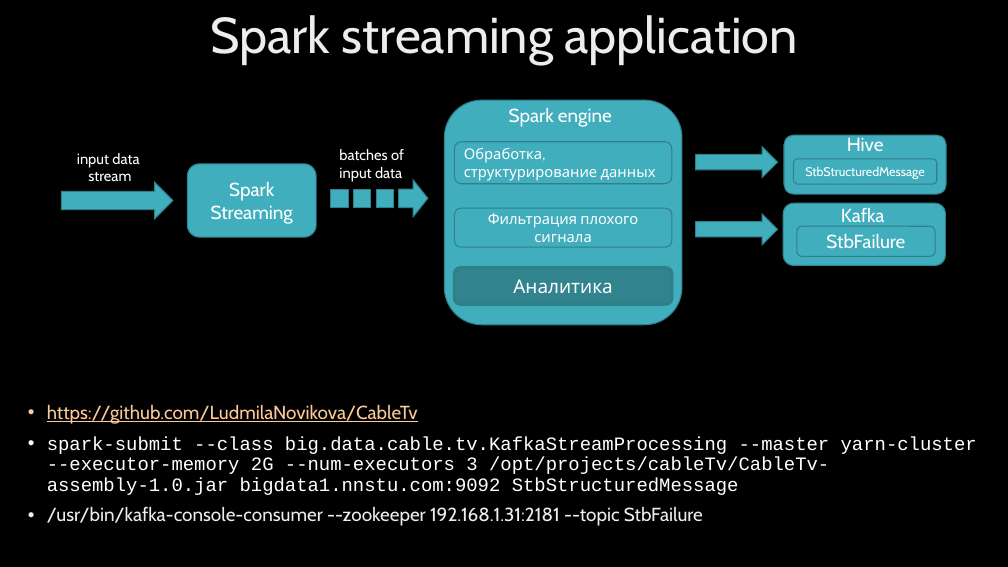
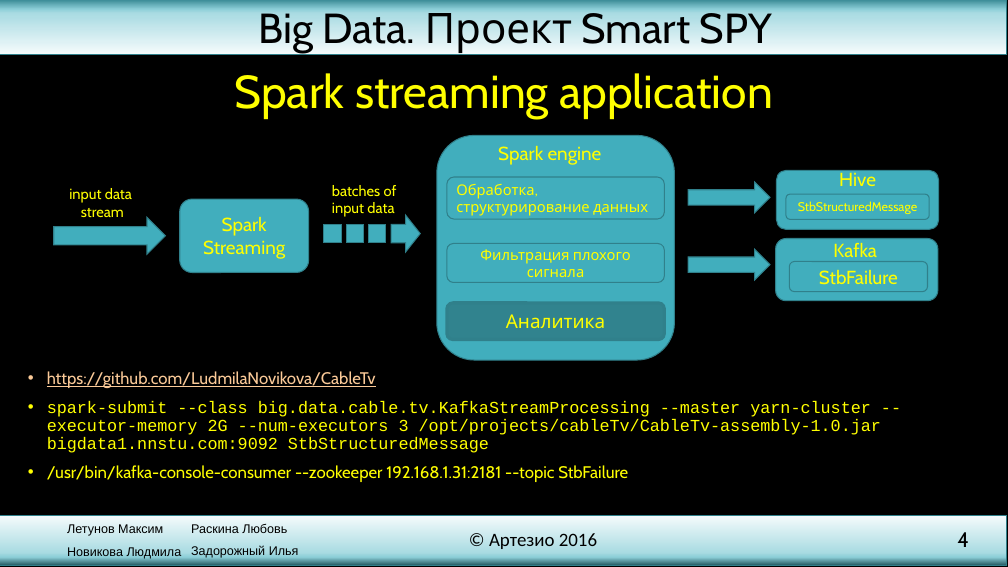
Before and after one commit to SmallDev/TestSmart, a slide deck: slide 4 of presentation.pptx (slide 3 before the commit). Drawn at 1008x567 pixels with LibreOffice and Linux fonts; fonts in the diff are those of the drawing; background and template pictures are left out. Boxes give left, top, right and bottom in pixels: in the first picture for what was removed or moved away, otherwise in the second. Text is boxed around its words. In the diff, an @@ line names an element or a change of style, - is before the commit and + after.

Commit message:
add layout and requirements slide

```diff
--- a/presentation.pptx
+++ b/presentation.pptx
@@ rectangle added at bbox=[0, 0, 1006, 54], fill gradient #31828E to #8DCFD8 to #A9DBE2 to #F5FBFC, outline #30818C 1 pt @@
@@ text added at bbox=[258, 4, 772, 55], 40 pt, text #000000 @@
+Big Data. Проект Smart SPY
@@ title "Spark streaming application": place and size @@
-title "Spark streaming application" at bbox=[210, 15, 798, 64]
+title "Spark streaming application" at bbox=[235, 73, 773, 119]
@@ title "Spark streaming application" at bbox=[235, 73, 773, 119]: size 48 to 44 pt, text colour gradient #BFBFBF to #EDEDED to #FFFFFF to #FFFF00 @@
@@ text colour #FFFFFF to #FFFF00 in 11 elements at bbox=[180, 199, 309, 272], bbox=[447, 177, 665, 219], bbox=[789, 262, 928, 292], bbox=[786, 194, 930, 219], bbox=[69, 188, 132, 217], bbox=[332, 185, 397, 217], bbox=[447, 303, 665, 340], bbox=[839, 170, 876, 186], bbox=[447, 243, 665, 283], bbox=[833, 243, 877, 262], bbox=[498, 146, 602, 165] @@
@@ text "Spark engine": place and size @@
-text "Spark engine" at bbox=[509, 108, 612, 127]
+text "Spark engine" at bbox=[498, 146, 602, 165]
@@ 5 rounded rectangles, 1 text, 1 right arrow, 1 rectangle: place and size @@
-5 rounded rectangles, 1 text, 1 right arrow, 1 rectangle at bbox=[61, 135, 947, 305]
+5 rounded rectangles, 1 text, 1 right arrow, 1 rectangle at bbox=[54, 170, 939, 340]
@@ 4 rounded rectangles, 3 right arrows, 2 texts, 2 rectangles: place and size @@
-4 rounded rectangles, 3 right arrows, 2 texts, 2 rectangles at bbox=[77, 100, 938, 324]
+4 rounded rectangles, 3 right arrows, 2 texts, 2 rectangles at bbox=[69, 135, 930, 360]
@@ text "Kafka": place and size @@
-text "Kafka" at bbox=[841, 208, 885, 222]
+text "Kafka" at bbox=[833, 243, 877, 262]
@@ text "https://github.com/LudmilaNovikova/CableTv": place and size @@
-text "https://github.com/LudmilaNovikova/CableTv" at bbox=[47, 404, 977, 526]
+text "https://github.com/LudmilaNovikova/CableTv" at bbox=[47, 371, 881, 482]
@@ text "https://github.com/LudmilaNovikova/CableTv" at bbox=[47, 371, 881, 482]: size 18 to 16 pt; text colour #FFFFFF to #FFFF00 in "spark-submit --class big.data.cable.tv.KafkaStreamProcessing ..."; text colour gradient #BFBFBF to #EDEDED to #FFFFFF to #FFFF00 in "/usr/bin/kafka-console-consumer --zookeeper 192.168.1.31:218 ..." @@
@@ rectangle added at bbox=[0, 515, 1006, 566], fill gradient #F5FBFC to #A9DBE2 to #8DCFD8 to #20575E, outline #30818C 1 pt @@
@@ text added at bbox=[67, 524, 182, 559], 12 pt, text #000000 @@
+Летунов Максим
+Новикова Людмила
@@ text added at bbox=[191, 524, 299, 558], 12 pt, text #000000 @@
+Раскина Любовь
+Задорожный Илья
@@ text added at bbox=[489, 533, 597, 549], 18 pt, text #000000 @@
+© Артезио 2016
@@ page number added at bbox=[957, 532, 969, 547], 20 pt, text #000000 @@
+4
```
Also in this commit, not shown: 2 other slides changed, 2 slides added.
